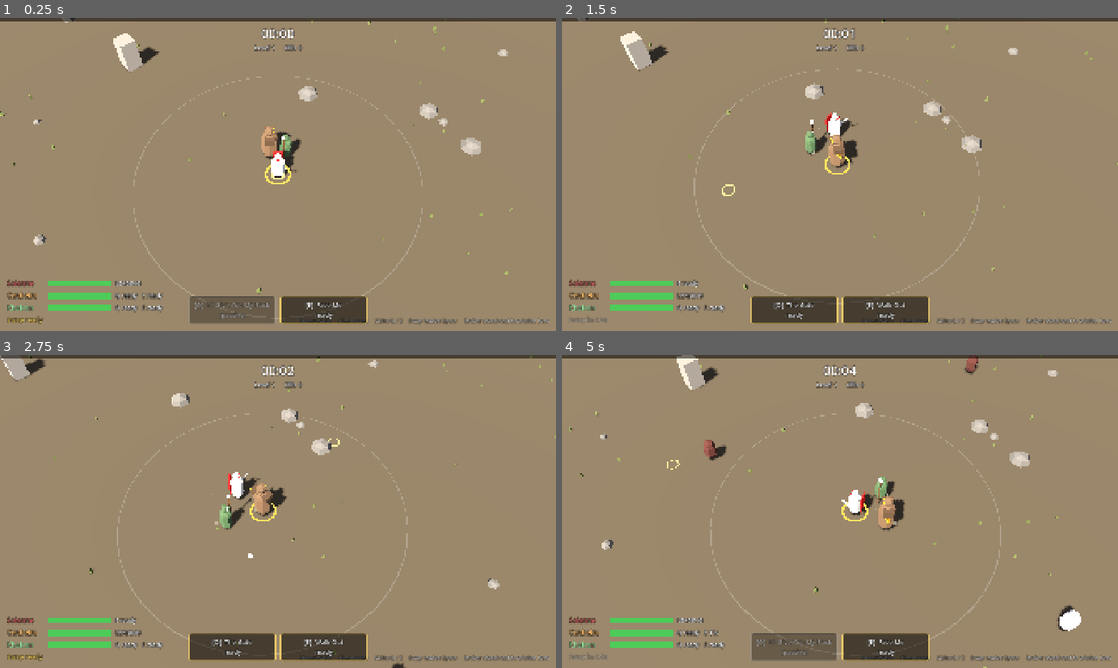
Above: before the commit, frames 1-4 (two rows, left to right).
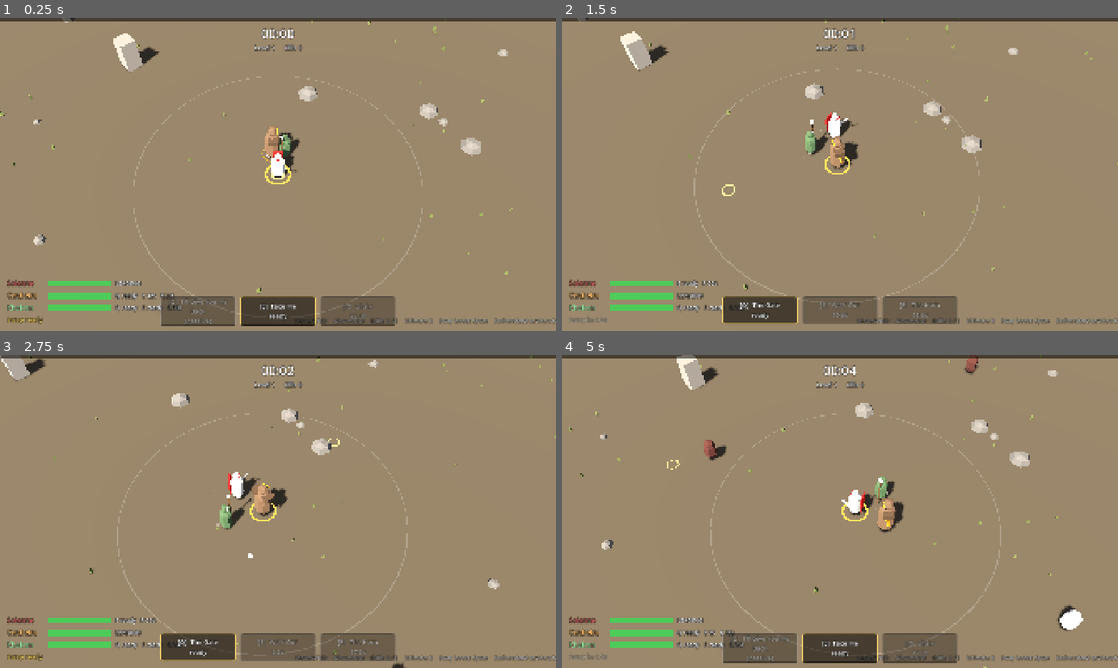
Above: after the commit, the same moments.

Repository: bjmwillis-bit/Party-Survivors
Game: Godot game, scene res://scenes/main.tscn
Two runs of this game, one before a commit and one after it. Both use one fixed random seed, a clock stepped at 60 frames per second and the inputs below.
Inputs (mouse positions are in pixels of both pictures, inside the frame that each line leads up to):
- Up to frame 1 (0.25 s): no input
- Up to frame 2 (1.5 s): tap Enter (restart, bound only after the commit) at 0.5 s; move the mouse to (962, 158) at 0.52 s; hold D (move_right) 0.53-1.28 s; tap Space (swap) at 0.6 s; click (962, 158) at 0.67 s; tap Keypad Enter at 0.8, 1.35 s; move the mouse to (728, 190) at 1.27 s; hold S (move_down) from 1.28 s (still down); click (728, 190) at 1.42 s
- Up to frame 3 (2.75 s): tap Space (swap) at 1.55 s; move the mouse to (333, 442) at 2.02 s; release S (move_down) at 2.03 s; hold D (move_right) from 2.03 s (still down); tap 1 (pick_1) at 2.1 s; click (333, 442) at 2.17 s; tap Keypad Enter at 2.3 s
- Up to frame 4 (5 s): move the mouse to (812, 574) at 2.77 s; release D (move_right) at 2.78 s; hold W (move_up) 2.78-3.53 s; tap 2 (pick_2) at 2.85 s; click (812, 574) at 2.92 s; tap Space (swap) at 3.05, 4.35 s; move the mouse to (1006, 558) at 3.52 s; hold A (move_left) from 3.53 s (still down); tap 3 (pick_3) at 3.6 s; click (1006, 558) at 3.67 s; tap Keypad Enter at 3.8 s; tap Enter (restart, bound only after the commit) at 4.15 s; move the mouse to (673, 464) at 4.27 s; click (673, 464) at 4.42 s; tap Q (skill_1) at 4.9 s

The runs differ from the first frame. In frame 1, 3.4% of the frame differs, in the area x 26-100%, y 34-99%; in frame 2, 3.4%, in the area x 25-100%, y 0-98%; in frame 3, 3.3%; in frame 4, 3.3%.

Commit message:
Ultimates on R, hit-based enemy damage, per-hit counters, healable Kheiron, new dash
- Ultimates on R, leader only, starting half charged: Solenne Ultrix
  (backstep slash then 8 m untouchable lunge, 45 s), Cenhelm The Horn
  (16 m slow 50% for 6 s with damage ticks and a light push, 40 s),
  Kheiron Give the Sky (pay 20% max HP to reset allies' ultimates, 60 s).
- Enemies now strike in distinct blows (1/s after a 0.45 s wind-up);
  Solenne rolls a 30% counter on every blow, aimed at the attacker, uncapped.
- Kheiron can be healed; Lesson heals 5% (never himself), grove 1.5%/s.
- Cenhelm's Walk Out targets the lowest-health ally in the leash and
  stuns/damages around the landing spot too.
- HUD shows R; restart moved to Enter so R can't restart by accident.

Co-Authored-By: Claude Opus 5.5 <noreply@anthropic.com>
Claude-Session: https://claude.ai/code/session_01FMcHcLmJedgvY8KW7w1KPC

Diff:
--- a/scripts/enemy_manager.gd
+++ b/scripts/enemy_manager.gd
@@ -14,8 +14,11 @@
 const SCALE := [1.0, 0.75]
 const KNOCK_TAKEN := [1.0, 1.4]
 const COLORS := [Color(0.36, 0.22, 0.2), Color(0.58, 0.44, 0.24)]
-const CONTACT_DPS := 9.0
+const HIT_DAMAGE := 6.0 # per blow, before the toughness ramp
+const HIT_INTERVAL := 1.0 # each enemy in reach strikes once a second
+const HIT_WINDUP := 0.45 # delay before the first blow after reaching a hero
 const STUN_TINT := Color(0.6, 0.72, 1.0)
+const SLOW_TINT := Color(0.55, 0.45, 0.75)
 
 var count := 0
 var pos := PackedVector2Array() # x and z on the ground
@@ -28,6 +31,11 @@
 var stun_t := PackedFloat32Array() # seconds left stunned
 var taunt_t := PackedFloat32Array() # seconds left taunted
 var taunt_hero := PackedByteArray() # which hero (index in the party) taunted them
+var atk_cd := PackedFloat32Array() # seconds until this enemy's next blow
+var slow_t := PackedFloat32Array() # seconds left at half speed
+var dot_t := PackedFloat32Array() # seconds left taking damage over time
+var dot_dmg := PackedFloat32Array() # damage per second-tick
+var dot_acc := PackedFloat32Array()
 
 ## How long the horde took last frame, in milliseconds (for tuning).
 var cost_ms := 0.0
@@ -51,6 +59,11 @@
 	stun_t.resize(MAX_ENEMIES)
 	taunt_t.resize(MAX_ENEMIES)
 	taunt_hero.resize(MAX_ENEMIES)
+	atk_cd.resize(MAX_ENEMIES)
+	slow_t.resize(MAX_ENEMIES)
+	dot_t.resize(MAX_ENEMIES)
+	dot_dmg.resize(MAX_ENEMIES)
+	dot_acc.resize(MAX_ENEMIES)
 	_buffer.resize(MAX_ENEMIES * 16)
 
 	var body := CapsuleMesh.new()
@@ -162,6 +175,19 @@
 		taunt_t[i] = seconds
 
 
+## Cenhelm's horn: slows everything in range, hurts them once a second,
+## and nudges them away from `center`.
+func horn(center: Vector2, r: float, seconds: float, tick_damage: float, push: float) -> void:
+	for i in query(center, r):
+		slow_t[i] = maxf(slow_t[i], seconds)
+		dot_t[i] = seconds
+		dot_dmg[i] = tick_damage
+		dot_acc[i] = 0.0
+		var rel: Vector2 = pos[i] - center
+		if rel.length() > 0.05:
+			knock[i] += rel.normalized() * push
+
+
 func damage(i: int, amount: float, dir: Vector2, force: float) -> void:
 	if i < 0 or i >= count or hp[i] <= 0.0:
 		return
@@ -191,6 +217,11 @@
 			stun_t[i] = stun_t[last]
 			taunt_t[i] = taunt_t[last]
 			taunt_hero[i] = taunt_hero[last]
+			atk_cd[i] = atk_cd[last]
+			slow_t[i] = slow_t[last]
+			dot_t[i] = dot_t[last]
+			dot_dmg[i] = dot_dmg[last]
+			dot_acc[i] = dot_acc[last]
 			count -= 1
 		i -= 1
 
@@ -225,6 +256,11 @@
 		stun_t[count] = 0.0
 		taunt_t[count] = 0.0
 		taunt_hero[count] = 0
+		atk_cd[count] = HIT_WINDUP
+		slow_t[count] = 0.0
+		dot_t[count] = 0.0
+		dot_dmg[count] = 0.0
+		dot_acc[count] = 0.0
 		count += 1
 	if count >= MAX_ENEMIES:
 		_spawn_acc = 0.0
@@ -252,8 +288,7 @@
 		any_alive = any_alive or not h.downed
 	if not any_alive:
 		return
-	var touching := PackedInt32Array()
-	touching.resize(heroes.size())
+	var hits: Array = [] # [hero index, enemy index] for every blow this frame
 	var decay := exp(-7.0 * delta)
 
 	for i in count:
@@ -282,6 +317,16 @@
 			stun_t[i] -= delta
 		elif dist > 0.6:
 			v = (hero_xz[best] - p) / dist * SPEED[kind[i]]
+			if slow_t[i] > 0.0:
+				v *= 0.5
+		if slow_t[i] > 0.0:
+			slow_t[i] -= delta
+		if dot_t[i] > 0.0:
+			dot_t[i] -= delta
+			dot_acc[i] += delta
+			if dot_acc[i] >= 1.0:
+				dot_acc[i] -= 1.0
+				damage(i, dot_dmg[i], Vector2.ZERO, 0.0)
 		# Push away from neighbours so the horde spreads instead of stacking.
 		# Half the horde recalculates each frame; the rest reuse last frame's push.
 		if (i + _frame) % 2 == 0:
@@ -307,16 +352,22 @@
 		if v.length_squared() > 0.01:
 			yaw[i] = atan2(v.x, v.y)
 		flash[i] = maxf(0.0, flash[i] - delta)
-		if dist < 0.9 and not stunned:
-			touching[best] += 1
-
-	# Contact damage grows with the crowd, but not linearly, so being
-	# surrounded is dangerous without being instant death.
-	var toughness := 1.0 + Game.time_alive / 400.0
-	for h in heroes.size():
-		if touching[h] > 0 and alive[h]:
-			var crowd := pow(float(mini(touching[h], 5)), 0.7)
-			Game.party.apply_contact_damage(heroes[h], CONTACT_DPS * crowd * toughness * delta)
+		# Blows: an enemy in reach strikes once a second, after a short wind-up.
+		if dist < 0.9 and not stunned and hp[i] > 0.0:
+			atk_cd[i] -= delta
+			if atk_cd[i] <= 0.0:
+				atk_cd[i] = HIT_INTERVAL
+				hits.append([best, i])
+		else:
+			atk_cd[i] = HIT_WINDUP
+
+	# Only so many enemies fit around a hero, which naturally limits how
+	# hard a crowd can hit.
+	var dmg := HIT_DAMAGE * (1.0 + Game.time_alive / 400.0)
+	for h in hits:
+		var hero = heroes[h[0]]
+		if not hero.downed:
+			Game.party.apply_hit(hero, dmg, h[1])
 
 
 func _render() -> void:
@@ -334,6 +385,8 @@
 			col = Color.WHITE
 		elif stun_t[i] > 0.0:
 			col = STUN_TINT
+		elif slow_t[i] > 0.0:
+			col = col.lerp(SLOW_TINT, 0.6)
 		var o := i * 16
 		_buffer[o] = c
 		_buffer[o + 1] = 0.0
--- a/scripts/game.gd
+++ b/scripts/game.gd
@@ -110,9 +110,9 @@
 # --- Input -------------------------------------------------------------------
 # Controls are set up in code so they work without touching Project Settings.
 # Keyboard and mouse: WASD or arrows to move, mouse to aim, Q and E for the
-# leader's skills, Space or Shift to swap.
+# leader's skills, R for their ultimate, Space or Shift to swap.
 # Gamepad: left stick to move, right stick to aim, left bumper and left
-# trigger for skills, A or right bumper to swap.
+# trigger for skills, right trigger for the ultimate, A or right bumper to swap.
 
 func _setup_input() -> void:
 	_bind_keys("move_left", [KEY_A, KEY_LEFT])
@@ -131,6 +131,8 @@
 	_bind_button("skill_1", JOY_BUTTON_LEFT_SHOULDER)
 	_bind_keys("skill_2", [KEY_E])
 	_bind_axis("skill_2", JOY_AXIS_TRIGGER_LEFT, 1.0)
+	_bind_keys("ultimate", [KEY_R])
+	_bind_axis("ultimate", JOY_AXIS_TRIGGER_RIGHT, 1.0)
 	_bind_keys("swap", [KEY_SPACE, KEY_SHIFT])
 	_bind_button("swap", JOY_BUTTON_A)
 	_bind_button("swap", JOY_BUTTON_RIGHT_SHOULDER)
@@ -140,7 +142,7 @@
 	_bind_button("pick_1", JOY_BUTTON_X)
 	_bind_button("pick_2", JOY_BUTTON_Y)
 	_bind_button("pick_3", JOY_BUTTON_B)
-	_bind_keys("restart", [KEY_R])
+	_bind_keys("restart", [KEY_ENTER, KEY_KP_ENTER])
 	_bind_button("restart", JOY_BUTTON_START)
 
 
--- a/scripts/hero.gd
+++ b/scripts/hero.gd
@@ -2,22 +2,27 @@
 ## One party member: stats, basic attack, two skills (Q and E), health,
 ## and the crisp grey-box look (step bob, dust, hit flash, attack lunge).
 ##
-## The leader's Q and E are cast by the player. Followers cast theirs the
-## moment they're ready and would do something.
+## The leader's Q, E and R (ultimate) are cast by the player. Followers cast
+## Q and E the moment they'd do something; only the leader can use an ultimate.
 ##
 ## Grey-box kits:
 ## - Solenne: slashes in an arc. Gains Contempt when struck (+5% damage each).
-##   Q (passive) I'll Give You My Back: 30% chance when struck to counter
-##   with a skewer that pierces up to 4 enemies.
+##   Q (passive) I'll Give You My Back: every blow she takes has a 30% chance
+##   to trigger a counter-skewer at the attacker, piercing up to 4 enemies.
 ##   E Face Me: taunts enemies within 6 m for 6 s and takes 40% less damage.
+##   R Ultrix: a backstep slash, then an 8 m lunge. Untouchable throughout.
 ## - Cenhelm: left-right punches, each with a small splash where it lands.
 ##   Damage scales with max HP. Takes 25% of hits aimed at allies.
 ##   Q The Gate: ground slam around him. Each punch takes 1 s off its cooldown.
-##   E Walk Out: dashes to an ally (the one nearest your aim when leading),
-##   stunning and hurting enemies along the way.
-## - Kheiron: fires bolts. Incurable: nothing heals him.
-##   Q Lesson: heals the most hurt ally for 10% of their max health.
+##   E Walk Out: dashes to the lowest-health ally, stunning enemies on the way
+##   and where he lands.
+##   R The Horn: everything within 16 m is slowed by half for 6 s, takes a
+##   little damage each second, and is pushed back slightly.
+## - Kheiron: fires bolts.
+##   Q Lesson: heals the lowest-health ally (never himself) for 5% max health.
 ##   E The Grove: a healing grove at his feet, the size of the leash, for 4 s.
+##   R Give the Sky: pays 20% of his max health to reset the other heroes'
+##   ultimates.
 
 const DATA := {
 	"solenne": {
@@ -25,24 +30,26 @@
 		"color": Color(0.92, 0.9, 0.86), "accent": Color(0.78, 0.12, 0.12),
 		"q": {"name": "I'll Give You My Back", "cd": 0.0, "passive": true},
 		"e": {"name": "Face Me", "cd": 16.0},
+		"r": {"name": "Ultrix", "cd": 45.0},
 	},
 	"cenhelm": {
 		"name": "Cenhelm", "hp": 190.0, "interval": 0.55, "damage": 5.0,
 		"color": Color(0.45, 0.36, 0.28), "accent": Color(0.95, 0.6, 0.15),
 		"q": {"name": "The Gate", "cd": 10.0},
 		"e": {"name": "Walk Out", "cd": 12.0},
+		"r": {"name": "The Horn", "cd": 40.0},
 	},
 	"kheiron": {
 		"name": "Kheiron", "hp": 95.0, "interval": 0.9, "damage": 9.0,
 		"color": Color(0.32, 0.42, 0.3), "accent": Color(0.55, 0.95, 0.55),
 		"q": {"name": "Lesson", "cd": 4.0},
 		"e": {"name": "The Grove", "cd": 14.0},
+		"r": {"name": "Give the Sky", "cd": 60.0},
 	},
 }
 
 # Skill numbers (easy to tune).
-const COUNTER_CHANCE := 0.3
-const COUNTER_ROLL_GAP := 0.4 # at most one counter roll this often
+const COUNTER_CHANCE := 0.3 # rolled separately for every blow she takes
 const COUNTER_MAX_TARGETS := 4
 const TAUNT_RADIUS := 6.0
 const TAUNT_TIME := 6.0
@@ -52,9 +59,20 @@
 const SLAM_RADIUS := 3.5
 const DASH_TIME := 0.22
 const DASH_STUN := 1.5
-const LESSON_HEAL := 0.10 # fraction of the target's max health
+const DASH_LAND_RADIUS := 2.0
+const LESSON_HEAL := 0.05 # fraction of the target's max health
 const GROVE_TIME := 4.0
-const GROVE_HEAL := 0.03 # fraction of max health per second
+const GROVE_HEAL := 0.015 # fraction of max health per second
+const ULTRIX_BACKSTEP := 1.0
+const ULTRIX_LUNGE := 8.0
+const ULTRIX_SLASH_MULT := 1.0 # times her basic attack damage
+const ULTRIX_LUNGE_MULT := 3.0
+const HORN_RADIUS := 16.0 # twice the leash
+const HORN_TIME := 6.0
+const HORN_TICK_MULT := 0.25 # damage each second, times his punch damage
+const HORN_PUSH := 3.0
+const SKY_COST := 0.2 # fraction of his max health
+const ULT_START_CHARGE := 0.5 # ultimates start the run half charged
 
 var kind := ""
 var hero_name := ""
@@ -84,20 +102,26 @@
 var moving := false
 var aim_dir := Vector2.ZERO # where the player aims (used while leading)
 var returning := false # a follower running back inside the leash
-var dashing := false
-var cooldown := {"q": 0.0, "e": 0.0} # seconds left
+var dashing := false # busy moving under a skill's control (dash, lunge)
+var invulnerable := false
+var cooldown := {"q": 0.0, "e": 0.0, "r": 0.0} # seconds left
 ## How often each skill went off this run (for tuning and tests).
-var stats := {"q": 0, "e": 0, "counter": 0}
+var stats := {"q": 0, "e": 0, "r": 0, "counter": 0}
 
 var _attack_timer := 0.4
 var _taunt_time := 0.0
-var _counter_gap := 0.0
 var _punch_side := 1.0
 var _twist := 0.0
 var _dash_from := Vector3.ZERO
 var _dash_to := Vector3.ZERO
 var _dash_t := 0.0
 var _dash_hit := {}
+var _ult_phase := 0 # Ultrix: 0 idle, 1 backstep, 2 lunge
+var _ult_t := 0.0
+var _ult_dir := Vector2.ZERO
+var _ult_from := Vector3.ZERO
+var _ult_to := Vector3.ZERO
+var _ult_hit := {}
 var _contempt_hit_cd := 0.0
 var _contempt_decay := 0.0
 var _flash := 0.0
@@ -122,6 +146,7 @@
 	hp = max_hp
 	base_damage = d["damage"]
 	attack_interval = d["interval"]
+	cooldown["r"] = d["r"]["cd"] * ULT_START_CHARGE
 	_build_visual()
 	_taunt_ring = _flat_ring(0.95, 1.1, Color(accent.r, accent.g, accent.b, 0.7))
 	_taunt_ring.visible = false
@@ -132,7 +157,6 @@
 	_hurt_flash_cd = maxf(0.0, _hurt_flash_cd - delta)
 	face_lock = maxf(0.0, face_lock - delta)
 	_taunt_time = maxf(0.0, _taunt_time - delta)
-	_counter_gap = maxf(0.0, _counter_gap - delta)
 	for slot in cooldown:
 		cooldown[slot] = maxf(0.0, cooldown[slot] - delta)
 	if _flash > 0.0:
@@ -154,7 +178,9 @@
 		return
 	_body.rotation.x = lerpf(_body.rotation.x, 0.0, 1.0 - exp(-12.0 * delta))
 
-	if dashing:
+	if _ult_phase > 0:
+		_tick_ultrix(delta)
+	elif dashing:
 		_tick_dash(delta)
 
 	# Snap to face the new direction almost instantly.
@@ -336,6 +362,8 @@
 func cast(slot: String) -> bool:
 	if downed or dashing or skill_is_passive(slot) or cooldown[slot] > 0.0:
 		return false
+	if slot == "r" and not is_leader:
+		return false # only the leader can use an ultimate
 	var done := false
 	match kind + "_" + slot:
 		"solenne_e":
@@ -348,6 +376,12 @@
 			done = _lesson()
 		"kheiron_e":
 			done = _the_grove()
+		"solenne_r":
+			done = _ultrix()
+		"cenhelm_r":
+			done = _the_horn()
+		"kheiron_r":
+			done = _give_the_sky()
 	if done:
 		cooldown[slot] = DATA[kind][slot]["cd"]
 		stats[slot] += 1
@@ -403,7 +437,8 @@
 	return true
 
 
-## Cenhelm E: dash to an ally, stunning enemies along the way.
+## Cenhelm E: dash to the lowest-health ally, stunning enemies on the way
+## and around where he lands. Even a short hop is worth it for the landing.
 func _walk_out() -> bool:
 	var ally = _dash_target()
 	if ally == null:
@@ -412,30 +447,33 @@
 	to.y = 0.0
 	var d := to.length()
 	_dash_from = position
-	_dash_to = position + to / d * maxf(0.0, d - 1.0)
+	_dash_to = position
+	if d > 0.01:
+		_dash_to = position + to / d * maxf(0.0, d - 1.0)
+		facing = atan2(to.x, to.z)
 	_dash_t = 0.0
 	_dash_hit = {}
 	dashing = true
-	facing = atan2(to.x, to.z)
 	face_lock = DASH_TIME + 0.1
 	return true
 
 
-## Who Cenhelm would dash to. Leading: the ally nearest the aim point.
-## Following: the nearest ally. Must be at least 2 m away to be worth it.
+## Who Cenhelm dashes to: the living ally with the lowest health percentage
+## inside the leash. Ties go to the nearest.
 func _dash_target():
 	var best = null
+	var best_frac := INF
 	var best_d := INF
-	var from := position
-	if is_leader:
-		from = Game.party.aim_point
+	var l = Game.party.leader()
 	for h in Game.party.heroes:
 		if h == self or h.downed:
 			continue
-		if position.distance_to(h.position) < 2.0:
+		if l != null and h.position.distance_to(l.position) > Game.party.LEASH:
 			continue
-		var d: float = from.distance_to(h.position)
-		if d < best_d:
+		var frac: float = h.hp / h.max_hp
+		var d: float = position.distance_to(h.position)
+		if frac < best_frac - 0.001 or (absf(frac - best_frac) <= 0.001 and d < best_d):
+			best_frac = frac
 			best_d = d
 			best = h
 	return best
@@ -458,9 +496,17 @@
 	Game.fx.dust(position)
 	if t >= 1.0:
 		dashing = false
-		Game.fx.ring(position, 1.8, accent, 0.2)
+		# The landing: same damage and stun in a small circle.
+		var land := DASH_LAND_RADIUS * area_mult
+		for i in Game.enemies.query(me, land):
+			Game.enemies.stun(i, DASH_STUN)
+			var rel: Vector2 = Game.enemies.pos[i] - me
+			var push := rel.normalized() if rel.length() > 0.05 else Vector2.UP
+			Game.enemies.damage(i, dmg, push, 7.0)
+		Game.fx.ring(position, land, accent, 0.22)
+		Game.fx.ring(position, land * 0.5, Color.WHITE, 0.15)
 		if is_leader:
-			Game.add_shake(0.2)
+			Game.add_shake(0.25)
 
 
 ## Kheiron Q: heal the most hurt ally.
@@ -481,6 +527,101 @@
 	return true
 
 
+# --- Ultimates (R, leader only) ----------------------------------------------
+
+## Solenne R: a slash as she steps back, then a long lunge where you aim.
+func _ultrix() -> bool:
+	_ult_dir = aim_dir if aim_dir != Vector2.ZERO else Vector2(sin(facing), cos(facing))
+	var me := _my_xz()
+	var half := deg_to_rad(65.0)
+	var reach := 3.0 * area_mult
+	var dmg := _power() * ULTRIX_SLASH_MULT
+	for i in Game.enemies.query(me, reach):
+		var rel: Vector2 = Game.enemies.pos[i] - me
+		if rel.length() > 0.001 and absf(_ult_dir.angle_to(rel)) > half:
+			continue
+		Game.enemies.damage(i, dmg, rel.normalized(), 8.0)
+	var yaw := atan2(_ult_dir.x, _ult_dir.y)
+	Game.fx.slash(position, yaw, reach, half, accent)
+	facing = yaw
+	face_lock = 0.6
+	_ult_from = position
+	_ult_to = position - Vector3(_ult_dir.x, 0.0, _ult_dir.y) * ULTRIX_BACKSTEP
+	_ult_phase = 1
+	_ult_t = 0.0
+	_ult_hit = {}
+	dashing = true
+	invulnerable = true
+	return true
+
+
+func _tick_ultrix(delta: float) -> void:
+	_ult_t += delta
+	var a: float = Game.main.ARENA_HALF
+	if _ult_phase == 1:
+		# Backstep, then a beat before the lunge.
+		position = _ult_from.lerp(_ult_to, minf(1.0, _ult_t / 0.12))
+		if _ult_t >= 0.22:
+			_ult_phase = 2
+			_ult_t = 0.0
+			_ult_from = position
+			var end := position + Vector3(_ult_dir.x, 0.0, _ult_dir.y) * ULTRIX_LUNGE
+			end.x = clampf(end.x, -a, a)
+			end.z = clampf(end.z, -a, a)
+			_ult_to = end
+			Game.fx.thrust(position, facing, ULTRIX_LUNGE, Color(1.0, 0.15, 0.1))
+			if is_leader:
+				Game.hitstop(0.05)
+				Game.add_shake(0.35)
+		return
+	# Lunge: everything she passes through takes the heavy hit.
+	var t := minf(1.0, _ult_t / 0.18)
+	position = _ult_from.lerp(_ult_to, t)
+	var me := _my_xz()
+	var dmg := _power() * ULTRIX_LUNGE_MULT
+	for i in Game.enemies.query(me, 1.3):
+		if _ult_hit.has(i):
+			continue
+		_ult_hit[i] = true
+		Game.enemies.damage(i, dmg, _ult_dir, 10.0)
+	_lunge = 1.0
+	if t >= 1.0:
+		_ult_phase = 0
+		dashing = false
+		invulnerable = false
+		Game.fx.ring(position, 2.0, Color(1.0, 0.15, 0.1), 0.2)
+
+
+## Cenhelm R: blows the horn.
+func _the_horn() -> bool:
+	var tick := (base_damage * damage_mult + max_hp * 0.035) * HORN_TICK_MULT
+	Game.enemies.horn(_my_xz(), HORN_RADIUS, HORN_TIME, tick, HORN_PUSH)
+	Game.fx.ring(position, HORN_RADIUS, accent, 0.6)
+	Game.fx.ring(position, HORN_RADIUS * 0.5, accent, 0.45)
+	Game.fx.ring(position, 3.0, Color.WHITE, 0.3)
+	_lunge = 0.8
+	if is_leader:
+		Game.add_shake(0.4)
+		Game.hitstop(0.06)
+	return true
+
+
+## Kheiron R: pays health to reset the other heroes' ultimates.
+func _give_the_sky() -> bool:
+	hp = maxf(1.0, hp - max_hp * SKY_COST)
+	_flash = 0.12
+	for h in Game.party.heroes:
+		if h == self:
+			continue
+		h.cooldown["r"] = 0.0
+		if not h.downed:
+			Game.fx.ring(h.position, 1.4, accent, 0.4)
+	Game.fx.ring(position, 2.5, accent, 0.45)
+	if is_leader:
+		Game.add_shake(0.2)
+	return true
+
+
 # --- Passives ----------------------------------------------------------------
 
 func _tick_passives(delta: float) -> void:
@@ -493,15 +634,18 @@
 				_contempt_decay = 3.0
 
 
-## Solenne's counter: a straight skewer toward the nearest enemy that
-## pierces up to a few enemies in a line. Same reach and damage as her cut.
-func _counter() -> void:
+## Solenne's counter: a straight skewer at the enemy who struck her,
+## piercing up to a few enemies in a line. Same reach and damage as her cut.
+func _counter(attacker: int) -> void:
 	var me := _my_xz()
 	var reach := 3.0 * area_mult
-	var target: int = Game.enemies.nearest(me, reach + 1.0)
+	var target := attacker
+	if target < 0 or target >= Game.enemies.count or Game.enemies.hp[target] <= 0.0:
+		target = Game.enemies.nearest(me, reach + 1.0)
 	if target < 0:
 		return
-	var dir: Vector2 = (Game.enemies.pos[target] - me).normalized()
+	var rel_t: Vector2 = Game.enemies.pos[target] - me
+	var dir: Vector2 = rel_t.normalized() if rel_t.length() > 0.01 else Vector2(sin(facing), cos(facing))
 	var line: Array = []
 	for i in Game.enemies.query(me, reach):
 		var rel: Vector2 = Game.enemies.pos[i] - me
@@ -522,8 +666,17 @@
 
 # --- Health ------------------------------------------------------------------
 
+## A blow from an enemy. For Solenne, every blow rolls its own counter.
+func take_hit(amount: float, attacker: int) -> void:
+	if downed or invulnerable:
+		return
+	take_damage(amount)
+	if kind == "solenne" and not downed and randf() < COUNTER_CHANCE:
+		_counter(attacker)
+
+
 func take_damage(amount: float) -> void:
-	if downed:
+	if downed or invulnerable:
 		return
 	if _taunt_time > 0.0:
 		amount *= TAUNT_DAMAGE_TAKEN
@@ -536,21 +689,20 @@
 			contempt = mini(contempt + 1, contempt_cap)
 			_contempt_hit_cd = 0.4
 			_contempt_decay = 3.0
-		if _counter_gap <= 0.0:
-			_counter_gap = COUNTER_ROLL_GAP
-			if randf() < COUNTER_CHANCE:
-				_counter()
 	if hp <= 0.0:
 		hp = 0.0
 		downed = true
 		revive_progress = 0.0
 		moving = false
 		_taunt_time = 0.0
+		_ult_phase = 0
+		dashing = false
+		invulnerable = false
 		Game.party.on_hero_downed(self)
 
 
 func heal(amount: float) -> void:
-	if downed or kind == "kheiron": # Kheiron is Incurable.
+	if downed:
 		return
 	hp = minf(max_hp, hp + amount)
 
--- a/scripts/hud.gd
+++ b/scripts/hud.gd
@@ -71,7 +71,7 @@
 	party_box.add_child(_swap_label)
 
 	var hint := _label(18)
-	hint.text = "Move: WASD     Aim: mouse     Skills: Q / E     Swap leader: Space     Revive: stand next to a fallen hero"
+	hint.text = "Move: WASD     Aim: mouse     Skills: Q / E     Ultimate: R     Swap leader: Space     Revive: stand next to a fallen hero"
 	hint.set_anchors_preset(Control.PRESET_BOTTOM_RIGHT)
 	hint.offset_left = -900
 	hint.offset_top = -48
@@ -105,7 +105,7 @@
 			if h.kind == "solenne" and h.contempt > 0:
 				bits.append("Contempt %d" % h.contempt)
 			if not h.is_leader:
-				for slot in ["q", "e"]:
+				for slot in ["q", "e", "r"]:
 					if not h.skill_is_passive(slot):
 						var left: float = h.cooldown[slot]
 						bits.append("%s %s" % [slot.to_upper(), "ready" if left <= 0.0 else "%ds" % ceili(left)])
@@ -131,17 +131,17 @@
 func _build_skill_bar(root: Control) -> void:
 	var bar := HBoxContainer.new()
 	bar.set_anchors_preset(Control.PRESET_CENTER_BOTTOM)
-	bar.offset_left = -330
-	bar.offset_right = 330
+	bar.offset_left = -420
+	bar.offset_right = 420
 	bar.offset_top = -120
 	bar.offset_bottom = -24
 	bar.alignment = BoxContainer.ALIGNMENT_CENTER
 	bar.add_theme_constant_override("separation", 16)
 	bar.mouse_filter = Control.MOUSE_FILTER_IGNORE
 	root.add_child(bar)
-	for slot in ["q", "e"]:
+	for slot in ["q", "e", "r"]:
 		var panel := PanelContainer.new()
-		panel.custom_minimum_size = Vector2(300, 90)
+		panel.custom_minimum_size = Vector2(260, 90)
 		panel.mouse_filter = Control.MOUSE_FILTER_IGNORE
 		var style := StyleBoxFlat.new()
 		style.bg_color = Color(0.0, 0.0, 0.0, 0.55)
@@ -251,7 +251,7 @@
 	_end_stats.horizontal_alignment = HORIZONTAL_ALIGNMENT_CENTER
 	box.add_child(_end_stats)
 	var again := Button.new()
-	again.text = "Run again  [R]"
+	again.text = "Run again  [Enter]"
 	again.custom_minimum_size = Vector2(320, 64)
 	again.add_theme_font_size_override("font_size", 26)
 	again.size_flags_horizontal = Control.SIZE_SHRINK_CENTER
--- a/scripts/party.gd
+++ b/scripts/party.gd
@@ -73,6 +73,8 @@
 		leader().cast("q")
 	if Input.is_action_just_pressed("skill_2"):
 		leader().cast("e")
+	if Input.is_action_just_pressed("ultimate"):
+		leader().cast("r")
 	_tick_grove(delta)
 	_move_leader(delta)
 	_aim_leader()
@@ -112,7 +114,7 @@
 	var best = null
 	var best_frac := below
 	for h in heroes:
-		if h == exclude or h.downed or h.kind == "kheiron": # Kheiron is Incurable
+		if h == exclude or h.downed:
 			continue
 		var frac: float = h.hp / h.max_hp
 		if frac < best_frac:
@@ -344,14 +346,15 @@
 
 # --- Damage and reviving -----------------------------------------------------
 
-## Called by the enemies. Cenhelm takes part of any hit aimed at someone else.
-func apply_contact_damage(target, amount: float) -> void:
+## Called by the enemies for each blow. Cenhelm takes part of any blow
+## aimed at someone else.
+func apply_hit(target, amount: float, enemy_index: int) -> void:
 	var c = hero("Cenhelm")
 	if c != null and not c.downed and target != c:
 		c.take_damage(amount * c.intercept_share)
-		target.take_damage(amount * (1.0 - c.intercept_share))
+		target.take_hit(amount * (1.0 - c.intercept_share), enemy_index)
 	else:
-		target.take_damage(amount)
+		target.take_hit(amount, enemy_index)
 
 
 func on_hero_downed(h) -> void:
@@ -401,7 +404,7 @@
 	grove_time -= delta
 	for h in heroes:
 		if in_grove(h.position):
-			h.heal(h.max_hp * grove_heal * delta) # Kheiron is Incurable, so not him
+			h.heal(h.max_hp * grove_heal * delta)
 	# Fade out over the last half second.
 	_grove_mat.albedo_color.a = 0.22 * clampf(grove_time / 0.5, 0.0, 1.0)
 	if grove_time <= 0.0:
--- a/scripts/upgrades.gd
+++ b/scripts/upgrades.gd
@@ -14,7 +14,7 @@
 	{"id": "khe_heal", "hero": "Kheiron", "title": "Atonement", "desc": "Kheiron's Lesson and Grove heal 50% more.", "max": 3},
 	{"id": "party_speed", "hero": "Party", "title": "Lighter Step", "desc": "The party moves 8% faster.", "max": 4},
 	{"id": "party_haste", "hero": "Party", "title": "Quicker Hands", "desc": "Everyone attacks 12% faster.", "max": 5},
-	{"id": "party_hp", "hero": "Party", "title": "Hardened", "desc": "Everyone gains 15% max HP and heals 25%. (Kheiron is Incurable.)", "max": 4},
+	{"id": "party_hp", "hero": "Party", "title": "Hardened", "desc": "Everyone gains 15% max HP and heals 25%.", "max": 4},
 	{"id": "magnet", "hero": "Party", "title": "Keen Eyes", "desc": "Pick up XP from 40% further away.", "max": 3},
 ]
 
--- a/tests/smoke_test.gd
+++ b/tests/smoke_test.gd
@@ -46,6 +46,7 @@
 	if leader != null:
 		leader.cast("q")
 		leader.cast("e")
+		leader.cast("r")
 	_peak_enemies = maxi(_peak_enemies, game.enemies.count)
 	if _frames % int(OS.get_environment("SMOKE_EVERY") if OS.has_environment("SMOKE_EVERY") else "3600") == 0:
 		var hps := []
@@ -71,5 +72,5 @@
 		"victory" if game.time_alive >= main.RUN_LENGTH else ("party fell" if main.ended else "stopped early"),
 		int(game.time_alive), game.kills, main.level, _peak_enemies])
 	for h in game.party.heroes:
-		print("SKILLS %s: Q x%d, E x%d, counters x%d" % [h.hero_name, h.stats["q"], h.stats["e"], h.stats["counter"]])
+		print("SKILLS %s: Q x%d, E x%d, R x%d, counters x%d" % [h.hero_name, h.stats["q"], h.stats["e"], h.stats["r"], h.stats["counter"]])
 	print("FRAME (script cost, no rendering): avg %.2f ms, 99th percentile %.2f ms" % [avg, p99])
Not shown, changed: README.md
